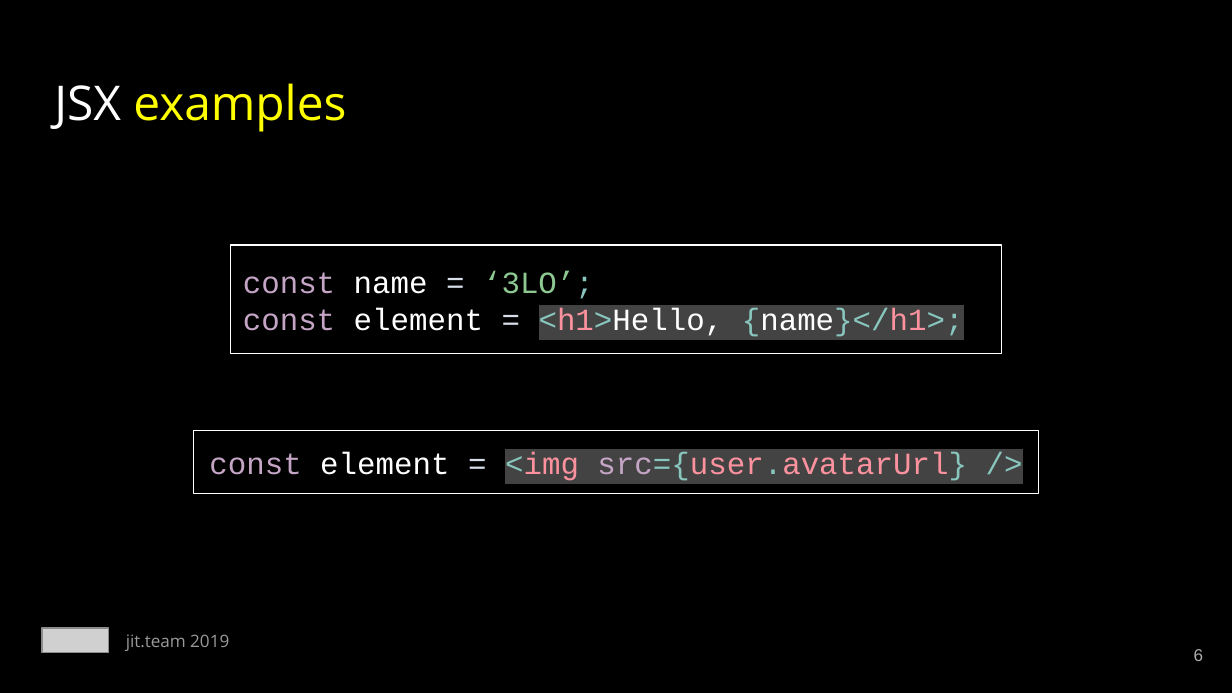
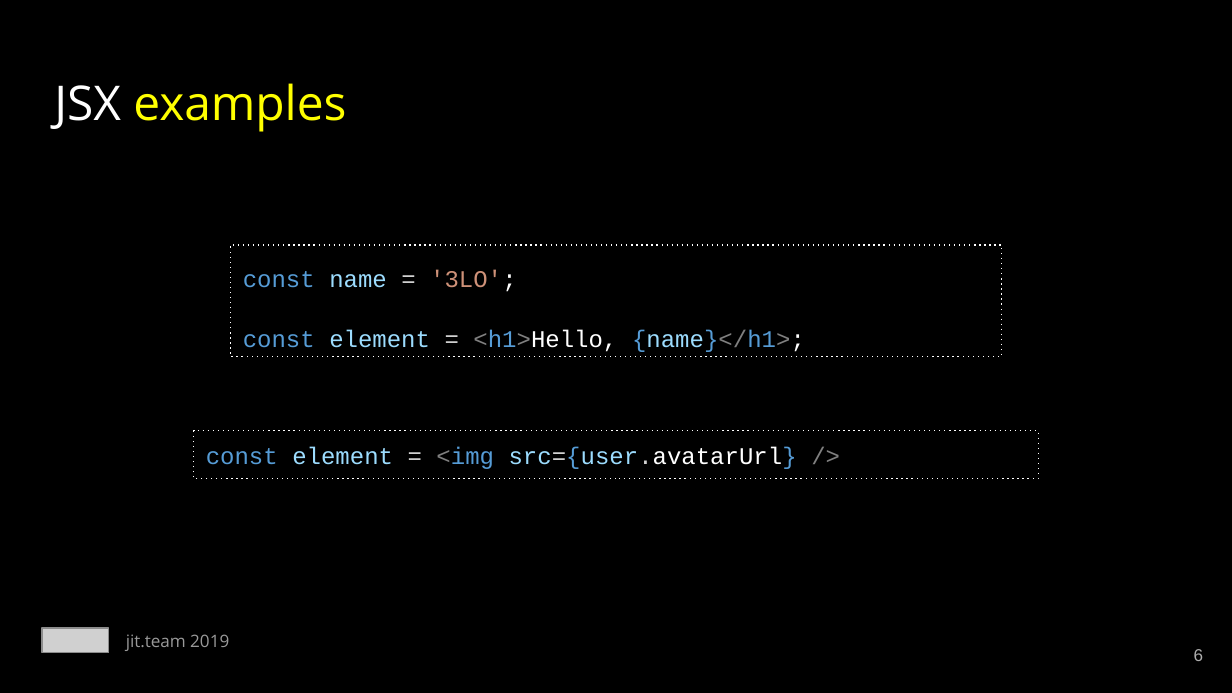
Before and after one commit to mackankowski/frontend-bootcamp, a slide deck: slide 6 of slides/react/React.js - training.pptx. Drawn at 1232x693 pixels with LibreOffice and Linux fonts; fonts in the diff are those of the drawing; grey boxes stand for pictures. Boxes give left, top, right and bottom in pixels: in the first picture for what was removed or moved away, otherwise in the second. Text is boxed around its words. In the diff, an @@ line names an element or a change of style, - is before the commit and + after.

```diff
--- a/slides/react/React.js - training.pptx
+++ b/slides/react/React.js - training.pptx
@@ rectangle "const name = '3LO';" at (x1=230, y1=245, x2=1002, y2=357): outline #FFFFFF 0.75 pt to #FFFFFF 0.75 pt dashed @@
@@ text in rectangle at (x1=243, y1=270, x2=805, y2=352): text changed; size 18 to 14 pt; text colour #FFFFFF to #569CD6 @@
-const name = ‘3LO’;
-const element = <h1>Hello, {name}</h1>;
+const name = '3LO';
+const element = <h1>Hello, {name}</h1>;
@@ rectangle "const element = <img src={user.avatarUrl} ..." resized from (x1=193, y1=431, x2=1039, y2=494) to (x1=193, y1=431, x2=1039, y2=479) @@
@@ rectangle "const element = <img src={user.avatarUrl} ..." at (x1=193, y1=431, x2=1039, y2=479): size 18 to 14 pt; text colour #C5A5C5 to #569CD6 in "const"; text colour #FFFFFF to #9CDCFE in "element"; text colour #D7DEEA to #D4D4D4 in "="; text colour #88C6BE to #808080 in "<img />"; text colour #FC929E to #569CD6 in "<img"; text colour #C5A5C5 to #9CDCFE, text colour #88C6BE to #D4D4D4, text colour #88C6BE to #569CD6, text colour #FC929E to #9CDCFE, text colour #FC929E to #FFFFFF in "src={user.avatarUrl}"; highlight #434343 to none in "<img src={user.avatarUrl} />"; alignment centre to left; less space between paragraphs; outline #FFFFFF 0.75 pt to #FFFFFF 0.75 pt dashed @@
```
Also in this commit, not shown: 22 other slides changed, 1 other file.
